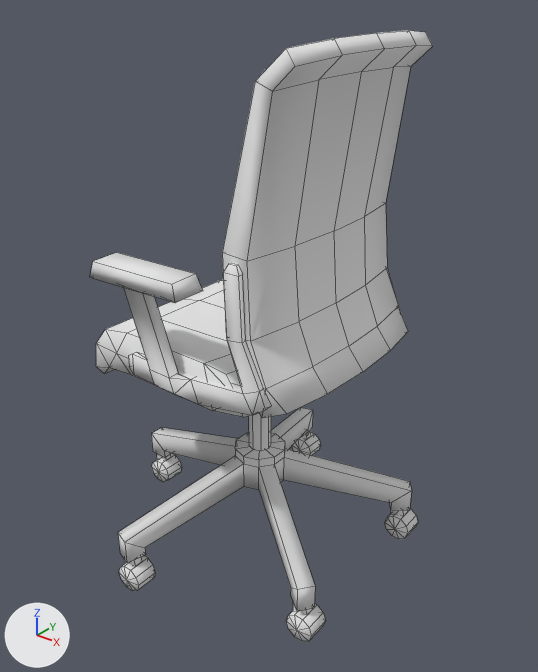
Before and after pictures for a commit that changed the OBJ model media/model/mapmodel/nieb/chair_office/model.obj.
Both versions are drawn from a camera (50 mm lens) standing at (10.89, -13.22, 14.44) and looking at (0.24, 0.08, 6.19). Lighting does not change. The marker at lower left points along +X, +Y and +Z. Mesh edges are drawn as thin lines. Where no turn or scale is listed for an object, it has been applied to the vertices.

Objects in the first picture: 'model.obj'.
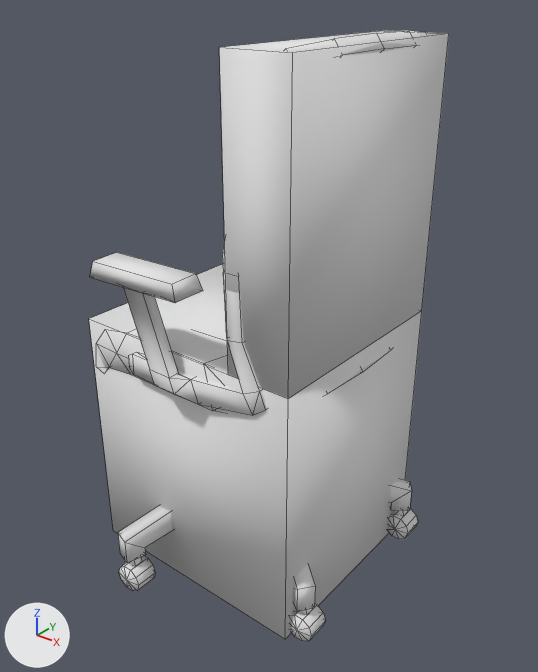
Where the change shows, as pixel boxes [x1, y1, x2, y2] in the pictures (538 x 672 px):
'model.obj', reshaped
    before: [90, 30, 432, 642]
    after: [89, 30, 449, 642]
part 1 of me_model_obj, added
    after: [89, 264, 422, 639]
part 2 of me_model_obj, added
    after: [219, 30, 449, 399]

The change, as a list of edits to the scene's bpy script:
```text
Change me_model_obj:
    where me_model_obj.from_pydata(...)  # 502 vertices, 516 faces; spans x -4.22..3.67, y -4.12..4.12, z 0.0..13.43
    used by ob_model_obj
    me_model_obj part 1: a new loose piece, a box spanning x -3.18..3.06, y -2.8..2.8, z 0.0..6.72, in mat_material3 (white #e7e7e7)
    me_model_obj part 2: a new loose piece, a box spanning x 1.44..3.06, y -2.8..2.8, z 6.72..13.28, in mat_material3 (white #e7e7e7)
```
